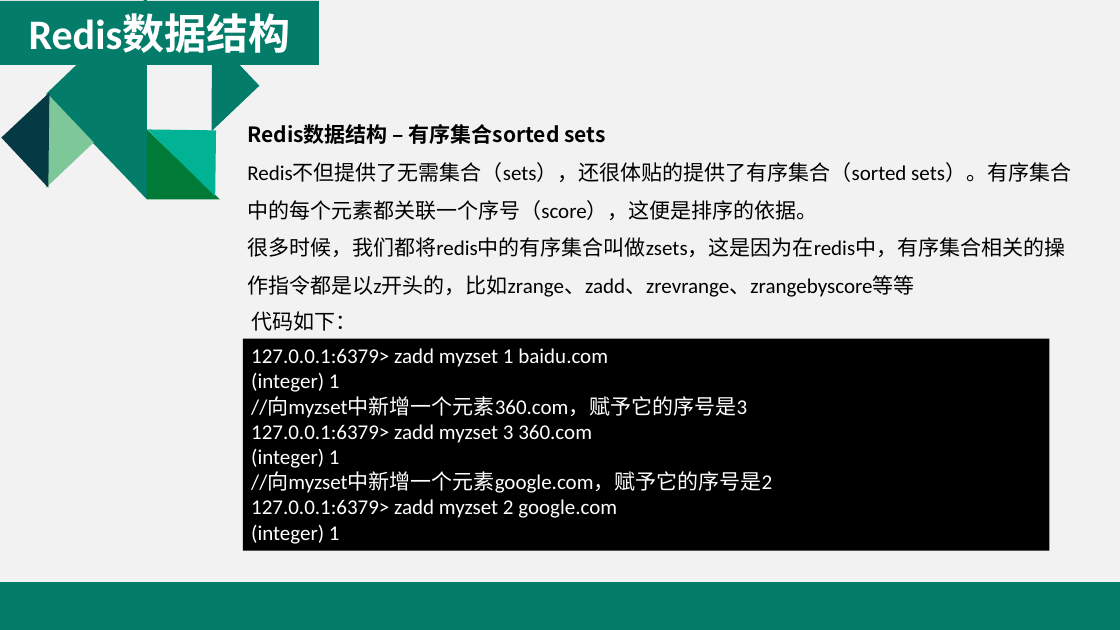
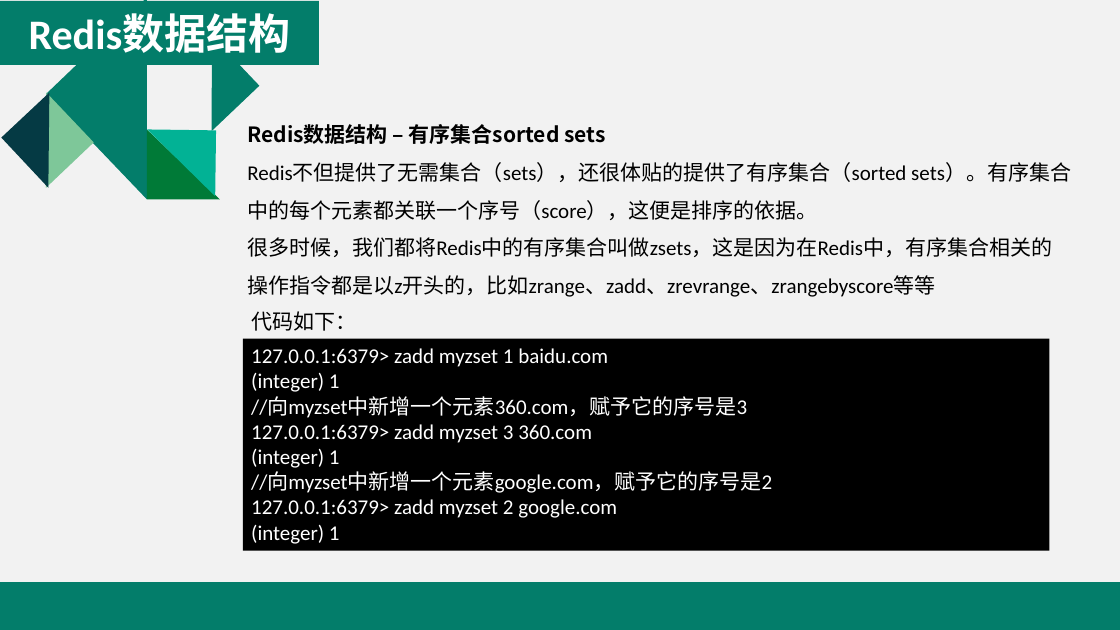
Before and after one commit to yuanhongqiu/baobaotao, a slide deck: slide 18 of taotao-manage/taotao-manage-web/src/main/resources/Redis介绍.pptx. Drawn at 1120x630 pixels with LibreOffice and Linux fonts; fonts in the diff are those of the drawing. Boxes give left, top, right and bottom in pixels: in the first picture for what was removed or moved away, otherwise in the second. Text is boxed around its words. In the diff, an @@ line names an element or a change of style, - is before the commit and + after.

```diff
--- a/taotao-manage/taotao-manage-web/src/main/resources/Redis介绍.pptx
+++ b/taotao-manage/taotao-manage-web/src/main/resources/Redis介绍.pptx
@@ text at (247,237,1052,297): text changed @@
-很多时候，我们都将redis中的有序集合叫做zsets，这是因为在redis中，有序集合相关的操作指令都是以z开头的，比如zrange、zadd、zrevrange、zrangebyscore等等
+很多时候，我们都将Redis中的有序集合叫做zsets，这是因为在Redis中，有序集合相关的操作指令都是以z开头的，比如zrange、zadd、zrevrange、zrangebyscore等等
```
Also in this commit, not shown: 16 other slides changed, 8 slides added, 11 slides removed.
